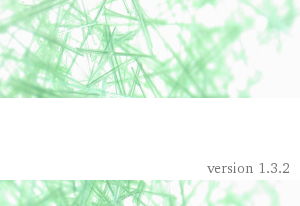
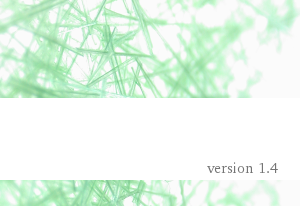
Before/after of a w=300, h=206 layered artwork. What changed in the layer stack:
renamed "version 1.3.2" to "version 1.4", painted on it over [214, 162, 289, 173]
